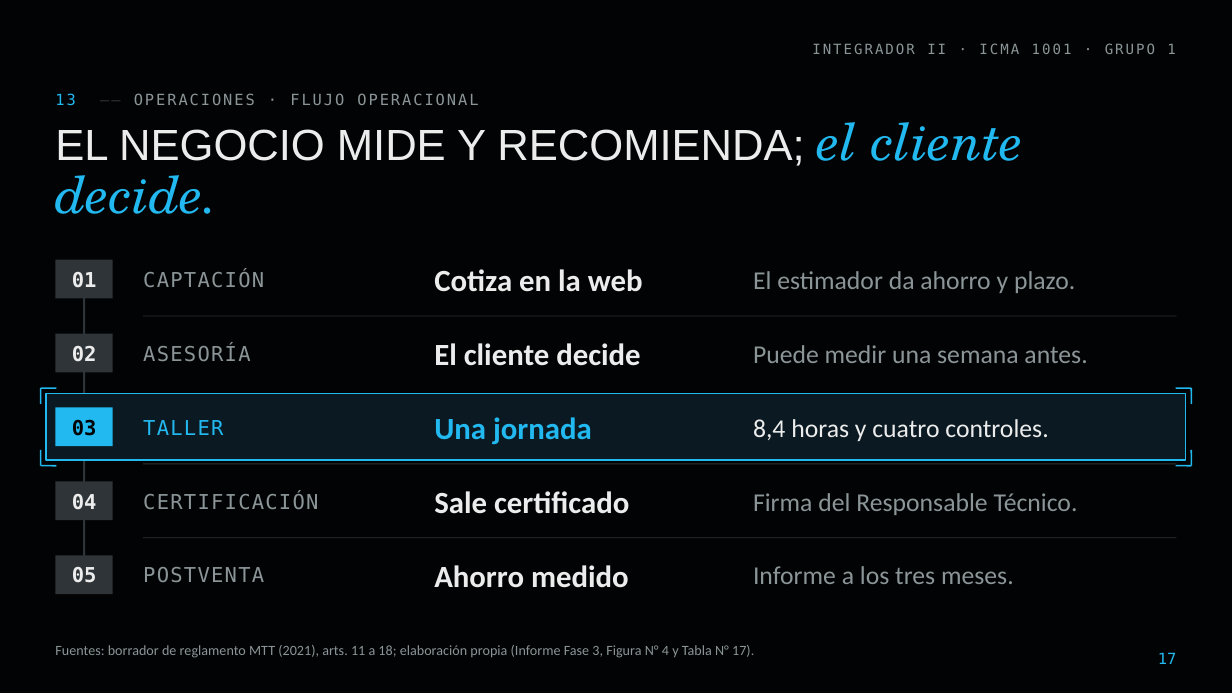
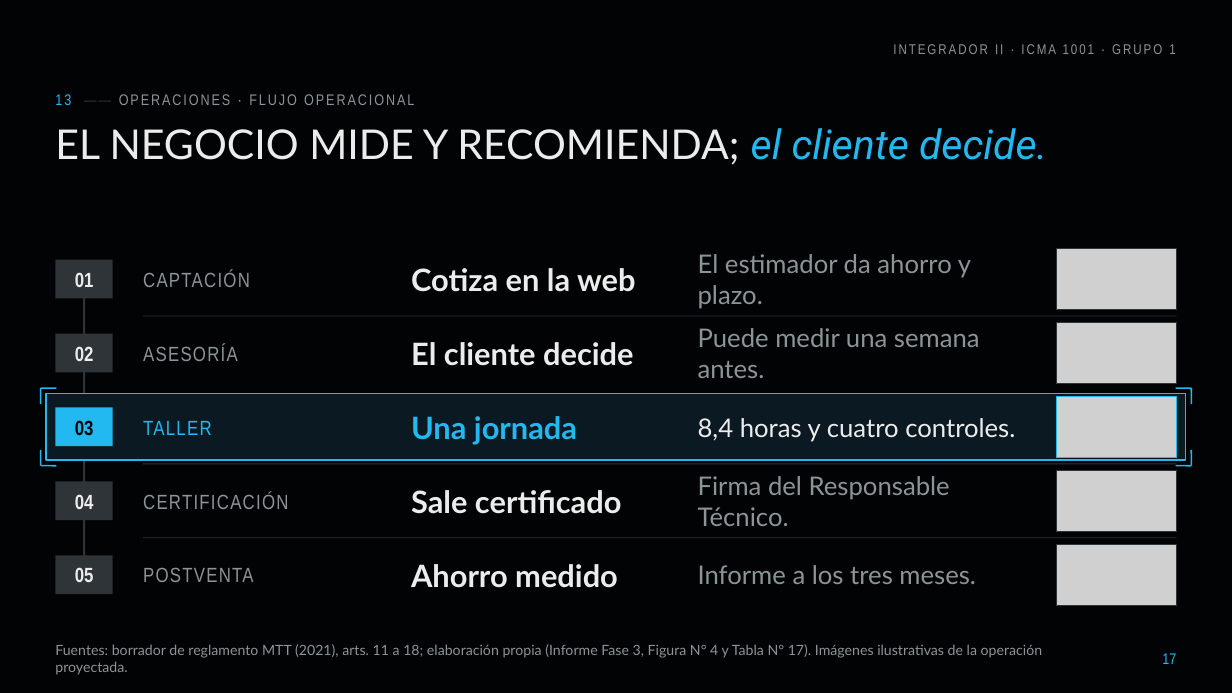
Before and after one commit to diegoaam0109-ux/lumine, a slide deck: slide 17 of fase-3/Grupo_01_LumineMotors_Fase3.pptx. Drawn at 1232x693 pixels with LibreOffice and Linux fonts; fonts in the diff are those of the drawing; grey boxes stand for pictures; background and template pictures are left out. Boxes give left, top, right and bottom in pixels: in the first picture for what was removed or moved away, otherwise in the second. Text is boxed around its words. In the diff, an @@ line names an element or a change of style, - is before the commit and + after.

```diff
--- a/fase-3/Grupo_01_LumineMotors_Fase3.pptx
+++ b/fase-3/Grupo_01_LumineMotors_Fase3.pptx
@@ title "EL NEGOCIO MIDE Y RECOMIENDA; ..." at [55, 128, 1047, 165]: size 34 to 32 pt, font Arial to Lato in "EL NEGOCIO MIDE Y RECOMIENDA;"; size 40 to 32 pt, font TeX Gyre Schola to Roboto in "el cliente decide." @@
@@ text "Cotiza en la web": place and size @@
-text "Cotiza en la web" at [434, 269, 643, 292]
+text "Cotiza en la web" at [411, 268, 635, 292]
@@ text "El estimador da ahorro y ...": place and size @@
-text "El estimador da ahorro y ..." at [753, 271, 1075, 293]
+text "El estimador da ahorro y ..." at [698, 254, 971, 309]
@@ picture added at [1056, 249, 1177, 310] @@
@@ rectangle added at [1056, 249, 1177, 310], outline #2E3438 0.75 pt @@
@@ text "El cliente decide": place and size @@
-text "El cliente decide" at [434, 343, 640, 366]
+text "El cliente decide" at [411, 342, 634, 366]
@@ text "Puede medir una semana antes.": place and size @@
-text "Puede medir una semana antes." at [753, 345, 1087, 363]
+text "Puede medir una semana antes." at [698, 328, 980, 378]
@@ picture added at [1056, 323, 1177, 384] @@
@@ rectangle added at [1056, 323, 1177, 384], outline #2E3438 0.75 pt @@
@@ text "Una jornada": place and size @@
-text "Una jornada" at [434, 417, 592, 444]
+text "Una jornada" at [411, 416, 577, 445]
@@ text "8,4 horas y cuatro controles.": place and size @@
-text "8,4 horas y cuatro controles." at [753, 419, 1048, 441]
+text "8,4 horas y cuatro controles." at [698, 418, 1015, 442]
@@ picture added at [1056, 396, 1177, 457] @@
@@ rectangle added at [1056, 396, 1177, 457], outline #22B8F0 0.75 pt @@
@@ text "Sale certificado": place and size @@
-text "Sale certificado" at [434, 491, 629, 514]
+text "Sale certificado" at [411, 490, 621, 514]
@@ text "Firma del Responsable Técnico.": place and size @@
-text "Firma del Responsable Técnico." at [753, 493, 1078, 515]
+text "Firma del Responsable Técnico." at [698, 476, 950, 526]
@@ picture added at [1056, 470, 1177, 531] @@
@@ rectangle added at [1056, 470, 1177, 531], outline #2E3438 0.75 pt @@
@@ font DejaVu Sans Mono to Arial Narrow in 13 elements at [893, 44, 1175, 54], [55, 94, 414, 105], [75, 272, 94, 287], [75, 346, 94, 361], [75, 420, 94, 436], [75, 494, 94, 509], [75, 567, 94, 582], [1162, 653, 1176, 664], [143, 270, 250, 287], [143, 344, 238, 361], [143, 421, 211, 435], [143, 492, 288, 509], [143, 567, 253, 582] @@
@@ text "Ahorro medido": place and size @@
-text "Ahorro medido" at [434, 565, 629, 588]
+text "Ahorro medido" at [411, 564, 618, 588]
@@ font Calibri to Lato in 10 elements at [411, 268, 635, 292], [411, 342, 634, 366], [411, 416, 577, 445], [411, 490, 621, 514], [411, 564, 618, 588], [698, 254, 971, 309], [698, 328, 980, 378], [698, 418, 1015, 442], [698, 476, 950, 526], [698, 565, 976, 584] @@
@@ text "Informe a los tres meses.": place and size @@
-text "Informe a los tres meses." at [753, 566, 1014, 584]
+text "Informe a los tres meses." at [698, 565, 976, 584]
@@ picture added at [1056, 544, 1177, 605] @@
@@ rectangle added at [1056, 544, 1177, 605], outline #2E3438 0.75 pt @@
@@ text at [55, 644, 1043, 675]: text changed; font Calibri to Lato @@
-Fuentes: borrador de reglamento MTT (2021), arts. 11 a 18; elaboración propia (Informe Fase 3, Figura N° 4 y Tabla N° 17).
+Fuentes: borrador de reglamento MTT (2021), arts. 11 a 18; elaboración propia (Informe Fase 3, Figura N° 4 y Tabla N° 17). Imágenes ilustrativas de la operación proyectada.
```
Also in this commit, not shown: 34 other slides changed, 23 other files.
